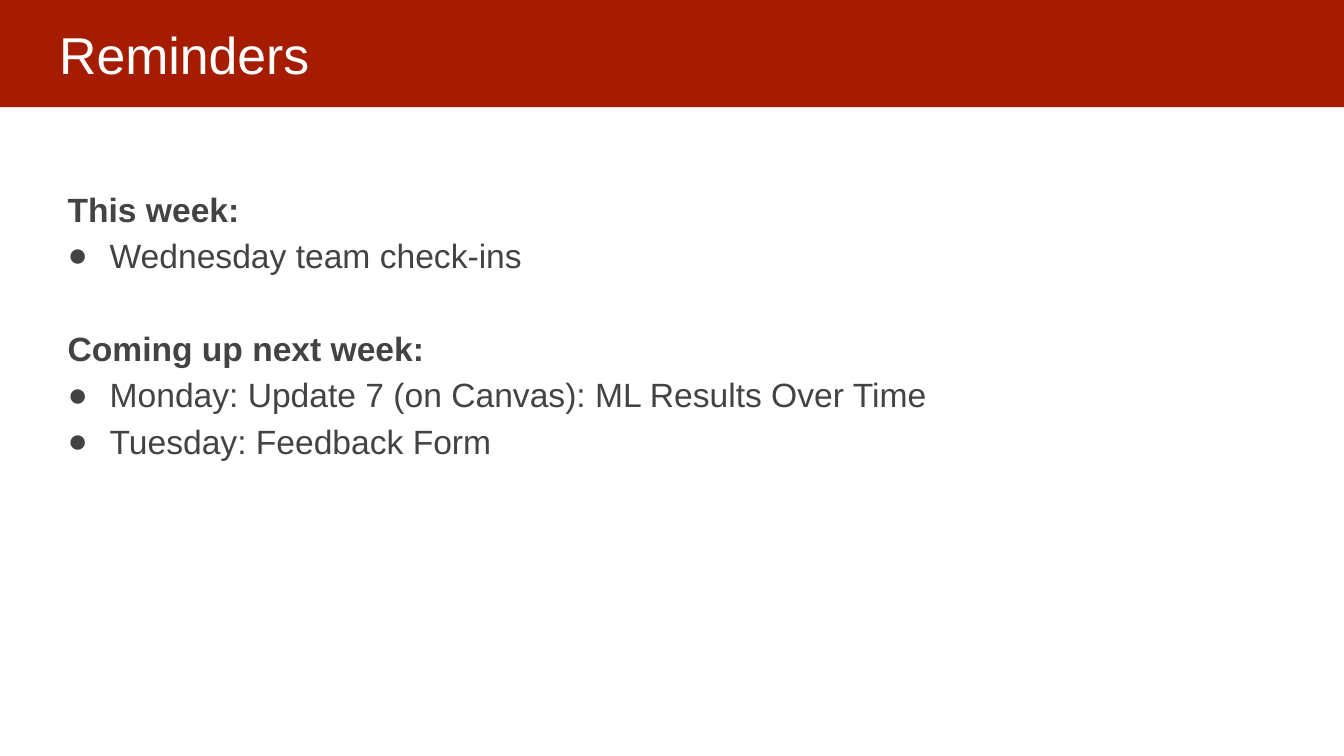
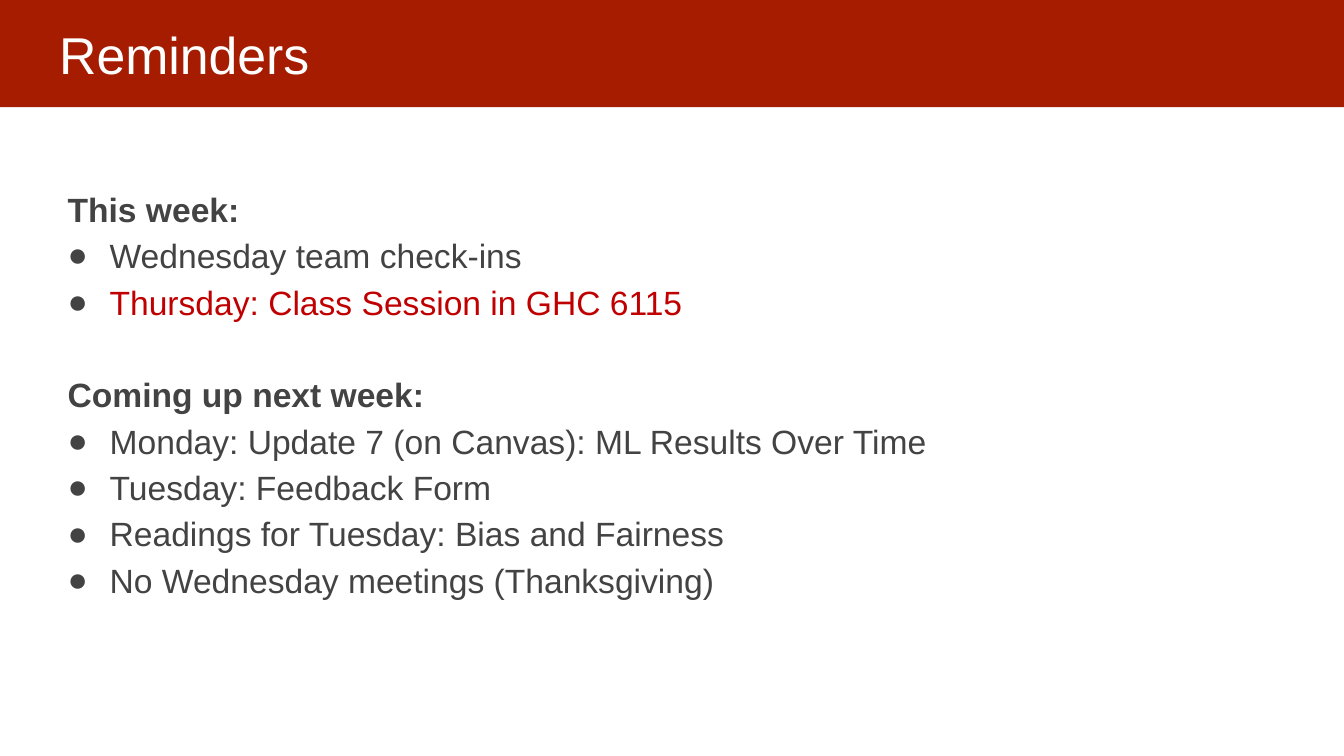
Before and after one commit to dssg/mlforpublicpolicylab, a slide deck: slide 29 of Lectures/16-interpretability-part-1.pptx (slide 26 before the commit). Drawn at 1344x756 pixels with LibreOffice and Linux fonts; fonts in the diff are those of the drawing. Boxes give left, top, right and bottom in pixels: in the first picture for what was removed or moved away, otherwise in the second. Text is boxed around its words. In the diff, an @@ line names an element or a change of style, - is before the commit and + after.

```diff
--- a/Lectures/16-interpretability-part-1.pptx
+++ b/Lectures/16-interpretability-part-1.pptx
@@ text at [110, 290, 682, 322]: paragraph added @@
+● Thursday: Class Session in GHC 6115
@@ text at [110, 521, 724, 600]: paragraphs added @@
+● Readings for Tuesday: Bias and Fairness
+● No Wednesday meetings (Thanksgiving)
```
Also in this commit, not shown: 2 other slides changed, 3 slides added.
